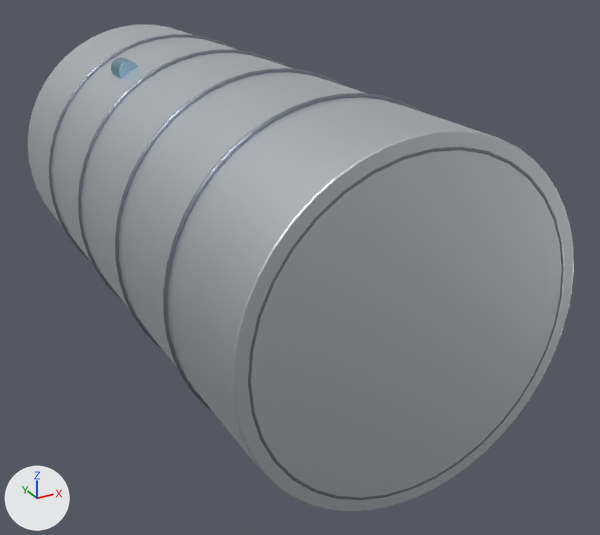
What one commit did to the glTF model assets-src/ship-modules/tank-12-main.glb.
The view is the same before and after, from a camera (50 mm lens) standing at (-6.7, -14.53, 5.76) and looking at (0.79, -0.91, -1.05). The axes (+X, +Y, +Z) are drawn at lower left. The lights are the same throughout. The first picture is the older version. Vertices at exactly the same position are counted once.

Objects in the first picture: 'tank-band', 'tank-band.001', 'tank-band.002', 'tank-band.003', 'tank_end_rim_1.0', 'tank_hull' and 1 more.
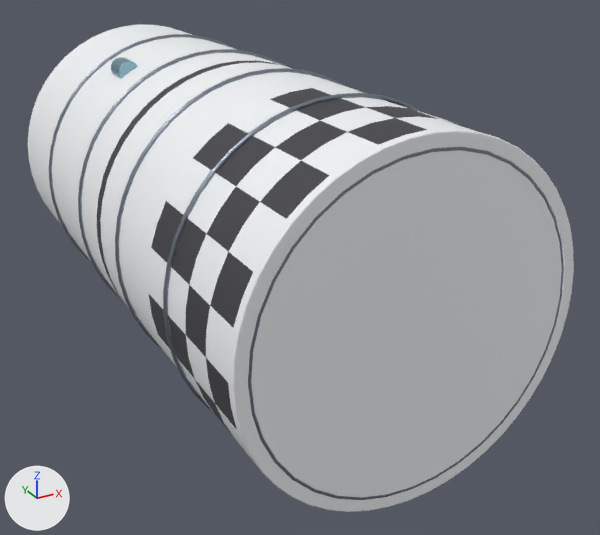
What the commit changed:
Material 'mat_tank_paint_white' (mat_mat_tank_paint_white) is new.
Its base color is (0.88, 0.9, 0.92) (white #f1f3f6).
Its roughness is 0.55.
Material 'mat_tank_paint_black' (mat_mat_tank_paint_black) is new.
Its base color is (0.05, 0.05, 0.06) (dark grey #3f3f45).
Its roughness is 0.6.
me_tank_hull is used by ob_tank_hull; location (0.0, 0.0, 0.0).
me_tank_hull had 288 vertices, 572 faces and spanned x -3.0..3.0, y -6.0..6.0, z -3.0..3.0.
me_tank_hull now has 576 vertices, 1148 faces and spans x -3.0..3.0, y -6.0..6.0, z -3.0..3.0.
me_tank_hull part 1: 288 vertices added at x -3.0..3.0, y -5.85..0.12, z -3.0..3.0.
me_tank_hull part 2: 476 faces spanning x -3.0..3.0, y -6.0..6.0, z -3.0..3.0 switch from mat_mat_hull (white #dde3ea) to mat_mat_tank_paint_white (white #f1f3f6).
me_tank_hull gains material mat_mat_tank_paint_black (dark grey #3f3f45).

Boxes (x1, y1, x2, y2) around the edits, measured in the pictures (600 x 535 px):
part 1 of me_tank_hull, added: after (28, 25, 495, 469)
part 2 of me_tank_hull, recoloured (lighter): (232, 130, 574, 512) in both
